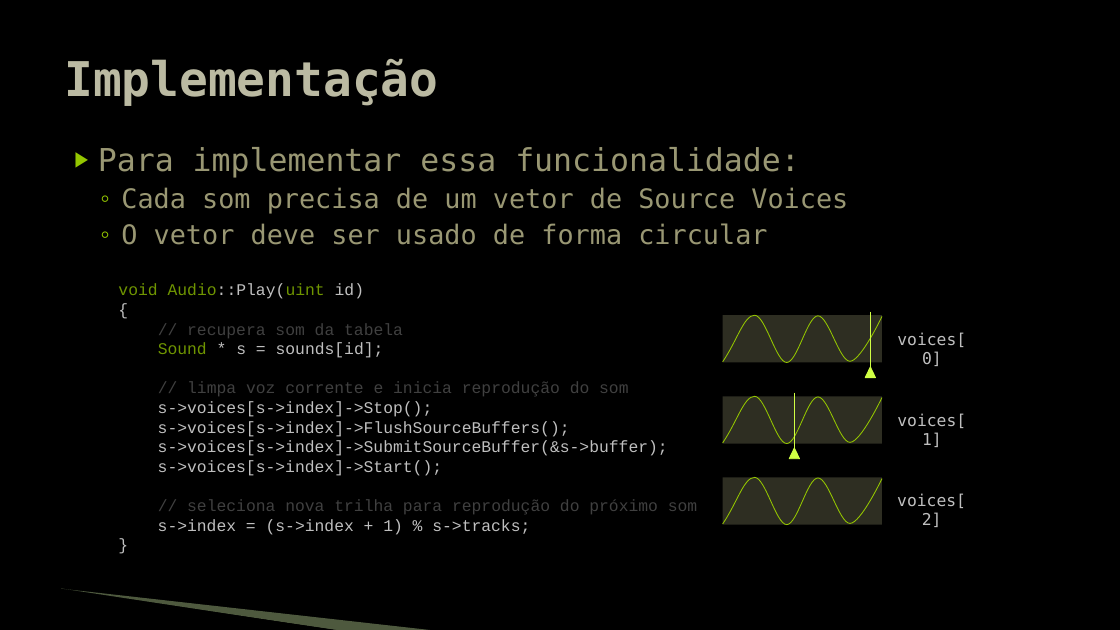
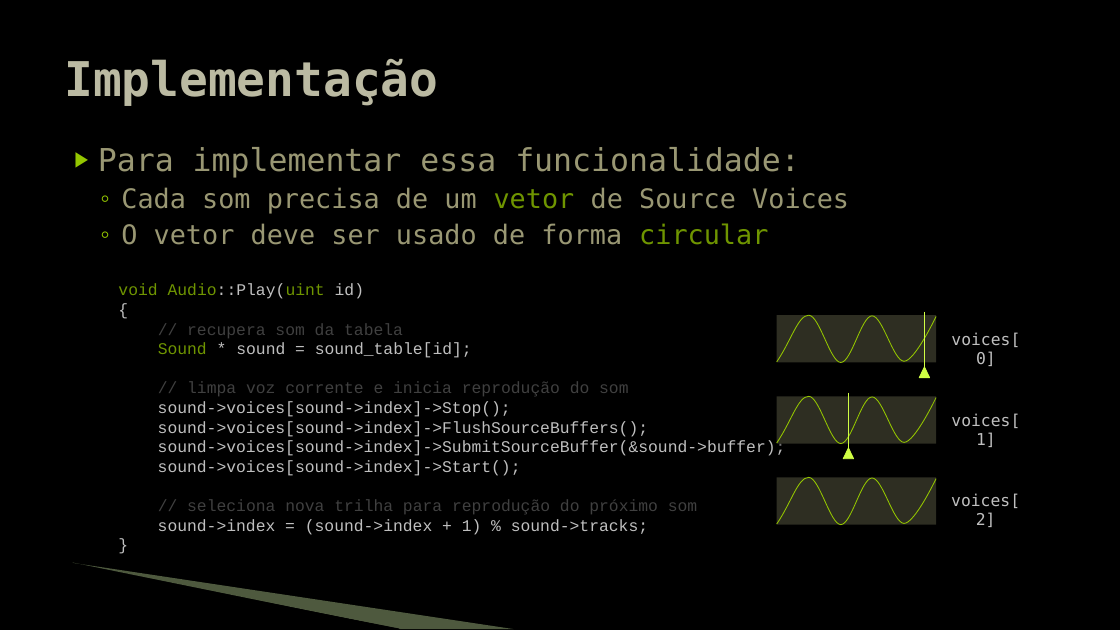
Before and after one commit to JudsonSS/Jogos, a slide deck: slide 8 of Slides/16. Controle do Áudio.pptx. Drawn at 1120x630 pixels with LibreOffice and Linux fonts; fonts in the diff are those of the drawing; background and template pictures are left out. Boxes give left, top, right and bottom in pixels: in the first picture for what was removed or moved away, otherwise in the second. Text is boxed around its words. In the diff, an @@ line names an element or a change of style, - is before the commit and + after.

```diff
--- a/Slides/16. Controle do Áudio.pptx
+++ b/Slides/16. Controle do Áudio.pptx
@@ text at [121, 187, 849, 245]: text colour #999773 to #6F9400 in "vetor", "circular" @@
@@ text at [158, 342, 472, 358]: text changed @@
-Sound * s = sounds[id];
+Sound * sound = sound_table[id];
@@ text at [158, 401, 786, 476]: text changed @@
-s->voices[s->index]->Stop();
-s->voices[s->index]->FlushSourceBuffers();
-s->voices[s->index]->SubmitSourceBuffer(&s->buffer);
-s->voices[s->index]->Start();
+sound->voices[sound->index]->Stop();
+sound->voices[sound->index]->FlushSourceBuffers();
+sound->voices[sound->index]->SubmitSourceBuffer(&sound->buffer);
+sound->voices[sound->index]->Start();
@@ 3 texts, 3 rectangles, 3 freeform shapes, 2 triangles, 2 lines: place and size @@
-3 texts, 3 rectangles, 3 freeform shapes, 2 triangles, 2 lines at [723, 312, 966, 527]
+3 texts, 3 rectangles, 3 freeform shapes, 2 triangles, 2 lines at [777, 312, 1020, 527]
@@ text at [158, 519, 648, 535]: text changed @@
-s->index = (s->index + 1) % s->tracks;
+sound->index = (sound->index + 1) % sound->tracks;
@@ freeform shape: place and size @@
-freeform shape at [60, 590, 340, 630]
+freeform shape at [71, 565, 400, 629]
@@ freeform shape: place and size @@
-freeform shape at [61, 589, 437, 630]
+freeform shape at [73, 563, 514, 629]
```
Also in this commit, not shown: 11 other slides changed, 1 other file.
